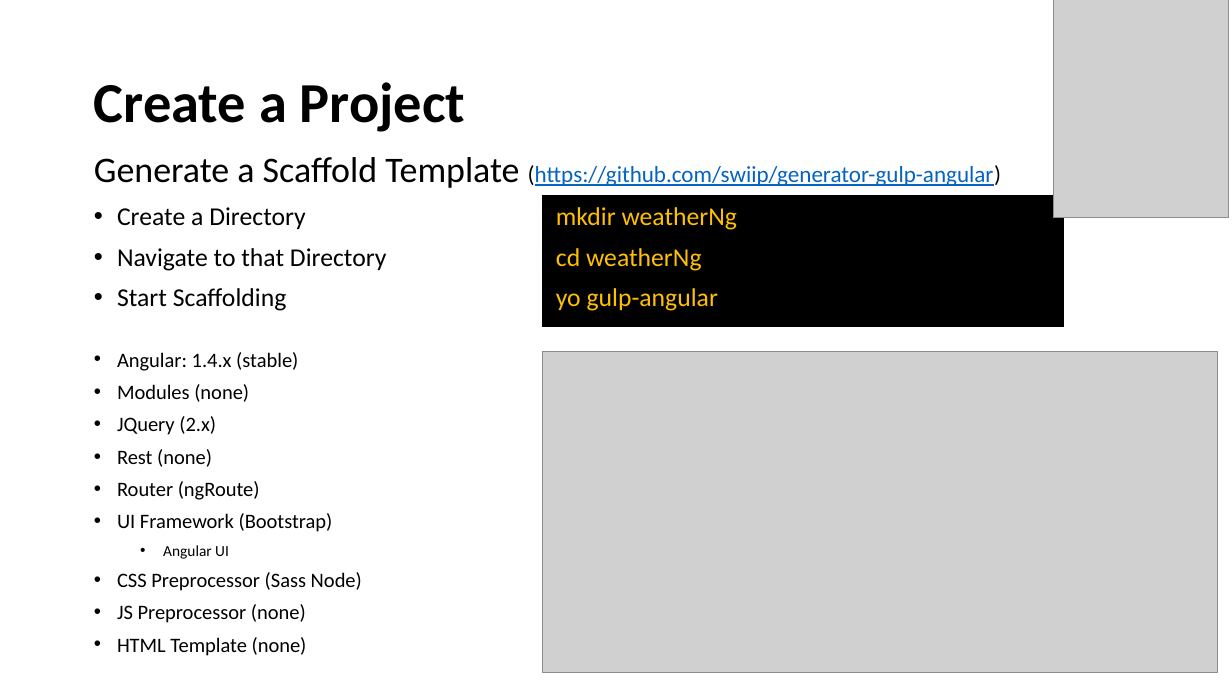
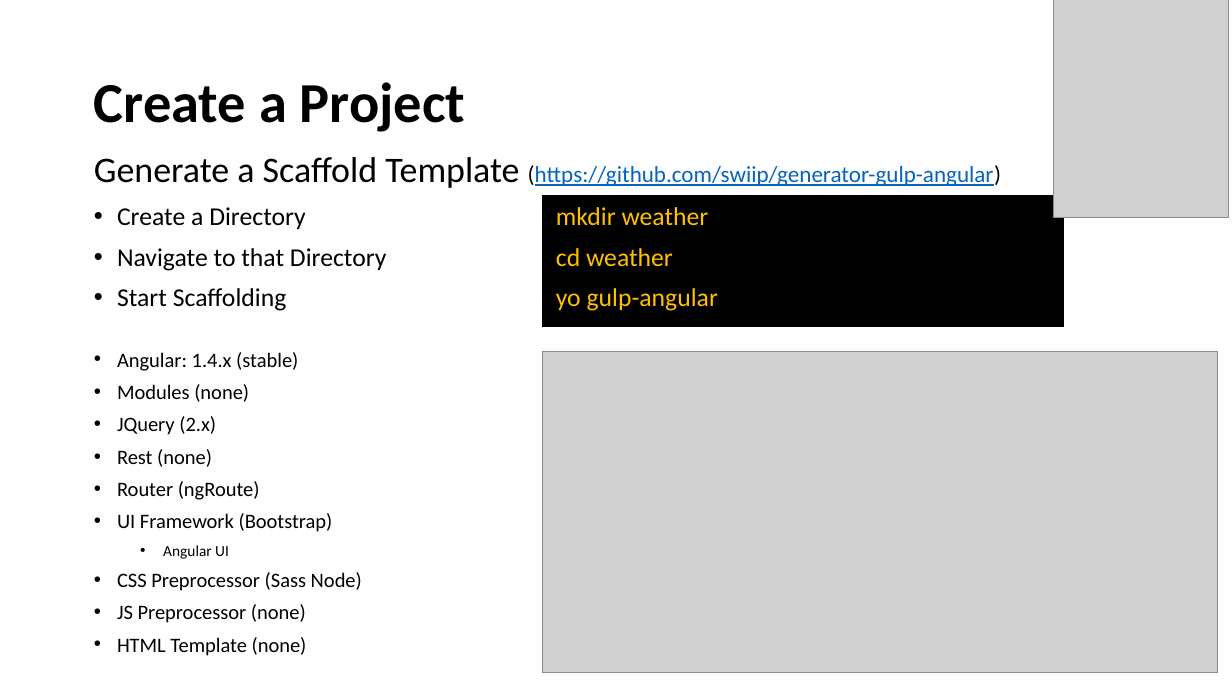
Before and after one commit to weiljx/weatherNg, a slide deck: slide 8 of Getting Started with Angular.pptx. Drawn at 1232x693 pixels with LibreOffice and Linux fonts; fonts in the diff are those of the drawing; grey boxes stand for pictures. Boxes give left, top, right and bottom in pixels: in the first picture for what was removed or moved away, otherwise in the second. Text is boxed around its words. In the diff, an @@ line names an element or a change of style, - is before the commit and + after.

```diff
--- a/Getting Started with Angular.pptx
+++ b/Getting Started with Angular.pptx
@@ text at box(117, 207, 709, 271): text changed @@
-• Create a Directory mkdir weatherNg
-• Navigate to that Directory cd weatherNg
+• Create a Directory mkdir weather
+• Navigate to that Directory cd weather
```
Also in this commit, not shown: 12 other slides changed, 10 other files.
